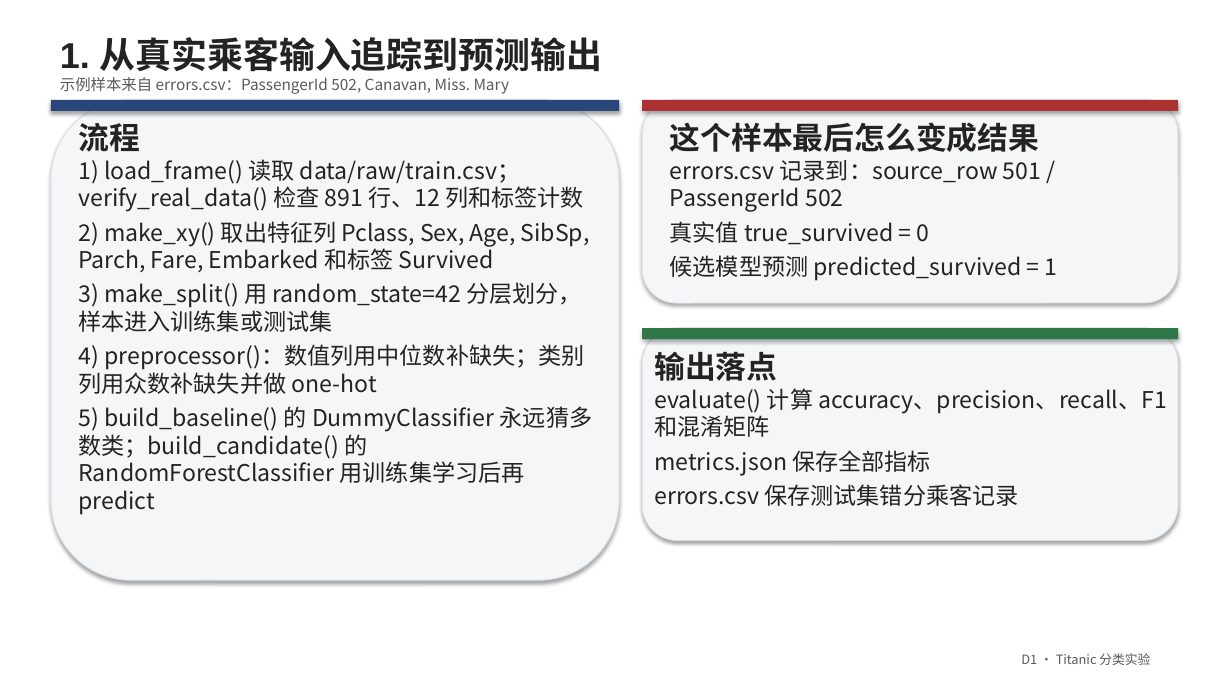
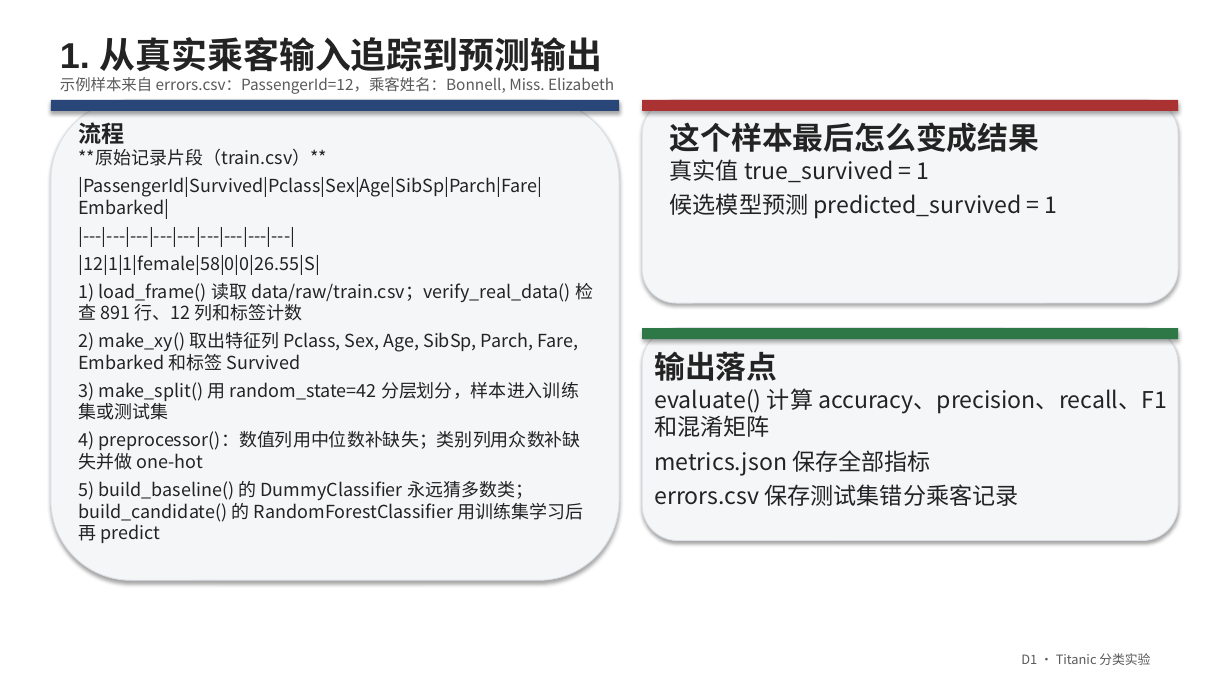
Before and after one commit to zyk128/ai-camp-2026-d1--zhuyukeU202412502, a slide deck: slide 2 of presentation-5q.pptx. Drawn at 1232x693 pixels with LibreOffice and Linux fonts; fonts in the diff are those of the drawing. Boxes give left, top, right and bottom in pixels: in the first picture for what was removed or moved away, otherwise in the second. Text is boxed around its words. In the diff, an @@ line names an element or a change of style, - is before the commit and + after.

```diff
--- a/presentation-5q.pptx
+++ b/presentation-5q.pptx
@@ text at (x1=60, y1=77, x2=614, y2=94): text changed @@
-示例样本来自 errors.csv：PassengerId 502, Canavan, Miss. Mary
+示例样本来自 errors.csv：PassengerId=12，乘客姓名：Bonnell, Miss. Elizabeth
@@ text at (x1=78, y1=149, x2=542, y2=275): paragraphs added @@
+**原始记录片段（train.csv）**
+|PassengerId|Survived|Pclass|Sex|Age|SibSp|Parch|Fare|Embarked|
+|---|---|---|---|---|---|---|---|---|
+|12|1|1|female|58|0|0|26.55|S|
@@ text at (x1=78, y1=122, x2=593, y2=543): size 24 to 18 pt in "流程"; size 18 to 14 pt in "1) load_frame() 读取 data/raw/train.csv；verify_real_data() 检查  ...", "2) make_xy() 取出特征列 Pclass, Sex, Age, SibSp, ...", "3) make_split() 用 random_state=42 分层划分，样本进入训练集或测试集", "4) preprocessor()：数值列用中位数补缺失；类别列用众数补缺失并做 one-hot" and 1 more places @@
@@ text at (x1=670, y1=159, x2=930, y2=183): text changed @@
-errors.csv 记录到：source_row 501 / PassengerId 502
-真实值 true_survived = 0
+真实值 true_survived = 1
```
Also in this commit, not shown: 1 other slide changed.
